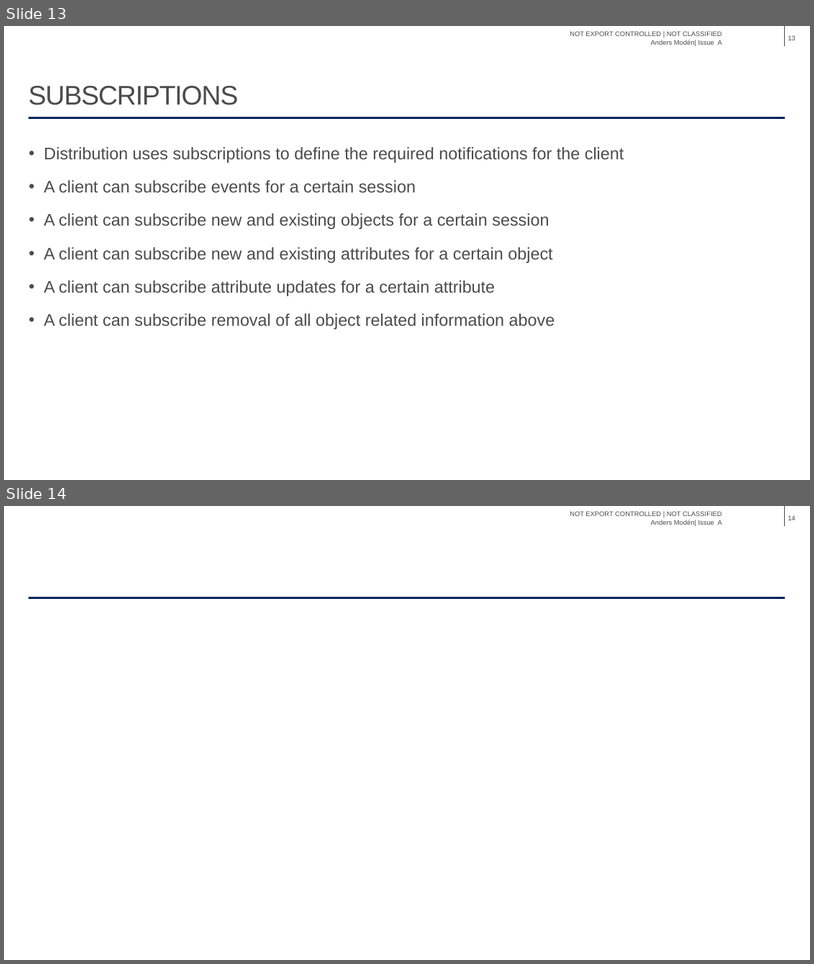
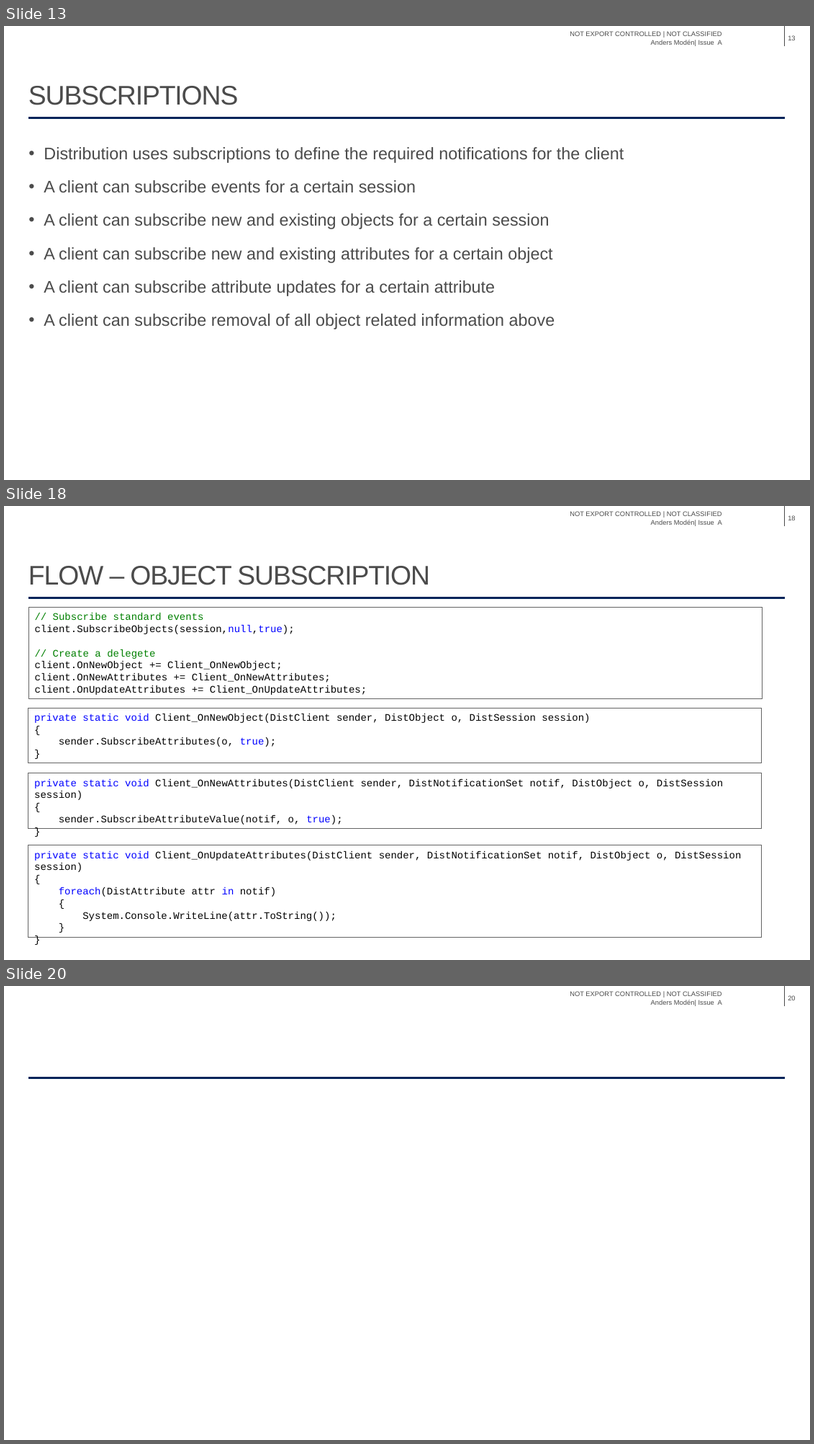
Before and after one commit to ToolTech/Distributed_Domain_Demo, a slide deck: Tutorial/Distribution Tutorial.pptx. Shown one above the other, each under a label of ours: slides 13 and 14 before the commit, slides 13, 18 and 20 after it; the slides between them are not shown. The pictures are 814x964 and 814x1444 pixels, drawn with LibreOffice and Linux fonts; fonts in the diff are those of the drawing; background and template pictures are left out. Boxes give left, top, right and bottom in pixels: in the first picture for what was removed or moved away, otherwise in the second. Text is boxed around its words. In the diff, an @@ line names an element or a change of style, - is before the commit and + after.

```diff
--- a/Tutorial/Distribution Tutorial.pptx
+++ b/Tutorial/Distribution Tutorial.pptx
@@ slide 18 added at (x1=4, y1=506, x2=810, y2=960), background #FFFFFF; not listed: 3 template elements that a slide beside it also shows @@
@@ page number added at (x1=788, y1=515, x2=795, y2=520), 8 pt, text #4B4B4B @@
+18
@@ title added at (x1=28, y1=566, x2=430, y2=585), 32 pt, text #4B4B4B @@
+FLOW – OBJECT SUBSCRIPTION
@@ rectangle added at (x1=28, y1=607, x2=763, y2=698), outline #646464 0.75 pt, 12 pt, text #000000 @@
+// Subscribe standard events
+client.SubscribeObjects(session,null,true);
+// Create a delegete
+client.OnNewObject += Client_OnNewObject;
+client.OnNewAttributes += Client_OnNewAttributes;
+client.OnUpdateAttributes += Client_OnUpdateAttributes;
@@ rectangle added at (x1=28, y1=708, x2=762, y2=763), outline #646464 0.75 pt, 12 pt, text #000000 @@
+private static void Client_OnNewObject(DistClient sender, DistObject o, DistSession session)
+{
+sender.SubscribeAttributes(o, true);
+}
@@ rectangle added at (x1=28, y1=773, x2=762, y2=829), outline #646464 0.75 pt, 12 pt, text #000000 @@
+private static void Client_OnNewAttributes(DistClient sender, DistNotificationSet notif, DistObject o, DistSession session)
+{
+sender.SubscribeAttributeValue(notif, o, true);
+}
@@ rectangle added at (x1=28, y1=845, x2=762, y2=937), outline #646464 0.75 pt, 12 pt, text #000000 @@
+private static void Client_OnUpdateAttributes(DistClient sender, DistNotificationSet notif, DistObject o, DistSession session)
+{
+foreach(DistAttribute attr in notif)
+{
+System.Console.WriteLine(attr.ToString());
+}
+}
@@ what was slide 14 is now slide 20 @@
@@ page number at (x1=788, y1=995, x2=795, y2=1000): text changed @@
-14
+20
```
Also in this commit, not shown: 5 other slides added, 2 other files.
